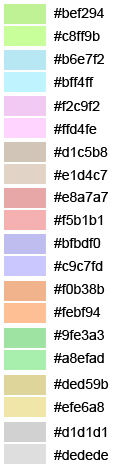
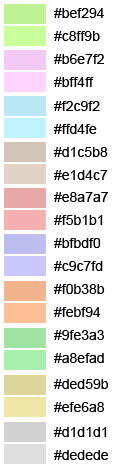
Before/after of a 115x467 layered artwork. What changed in the layer stack:
painted on "Forme 1 copie 4" over (4, 50, 46, 116)
painted on "Forme 1 copie 3" over (4, 72, 46, 138)
painted on "Forme 1 copie 2" (1st of 2) over (4, 50, 46, 116)
painted on "Forme 1 copie 2" (2nd of 2) over (4, 72, 46, 138)
